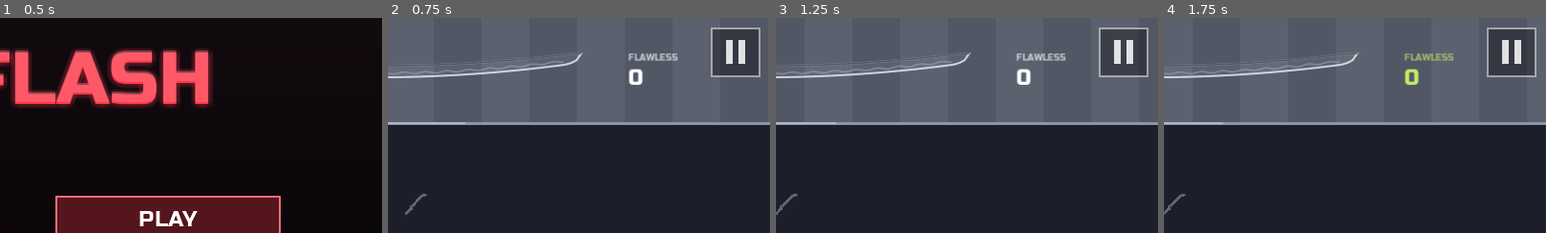
Above: before the commit, frames 1-4 (left to right).
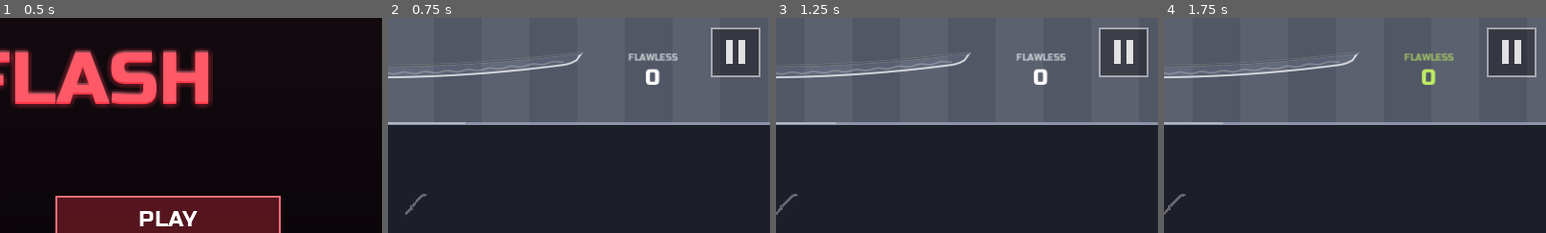
Above: after the commit, the same moments.

Repository: fredsbreads/game-off
Game: Godot game, scene res://scenes/main.tscn
Two runs of this game, one before a commit and one after it. Both use one fixed random seed, a clock stepped at 60 frames per second and the inputs below. Sound files missing from this copy of the repository are replaced by a short silence.
Inputs (mouse positions are % of the whole screen's width and height, from its top left):
- Up to frame 1 (0.5 s): no input
- Up to frame 2 (0.75 s): tap Enter at 0.5 s; move the mouse to (72, 45) at 0.52 s; hold Right from 0.53 s (still down); hold J (tp_vertical) from 0.53 s (still down); click (72, 45) at 0.67 s
- Up to frame 3 (1.25 s): keep holding Right; keep holding J (tp_vertical); tap Space at 0.77 s
- Up to frame 4 (1.75 s): move the mouse to (30, 55) at 1.27 s; release Right at 1.28 s; release J (tp_vertical) at 1.28 s; hold Down from 1.28 s (still down); tap C at 1.35 s; tap Space at 1.52 s
The pictures show only the part of the screen within x 50-100%, y 0-50%; the shares and areas given below are measured in that part.

Frame 1 is identical in both runs. In frame 2, 0.5% of the frame differs, in the area x 63-72%, y 23-32%; in frame 3, 0.5%; in frame 4, 0.5%.

Commit message:
Flawless number centred under FLAWLESS

Diff:
--- a/scripts/top_bar.gd
+++ b/scripts/top_bar.gd
@@ -682,7 +682,7 @@
 
 ## Where the number's centre goes under "FLAWLESS" (x: the caption's left):
 ## streak_align 0 = left-aligned with it, 1 = right-aligned, 2 = centred.
-static var streak_align := 0
+static var streak_align := 2   # (centred)
 func _streak_number_x(x: float, w: float) -> float:
 	var cw := FONT.get_string_size("FLAWLESS", HORIZONTAL_ALIGNMENT_LEFT, -1, 12).x
 	match streak_align:
